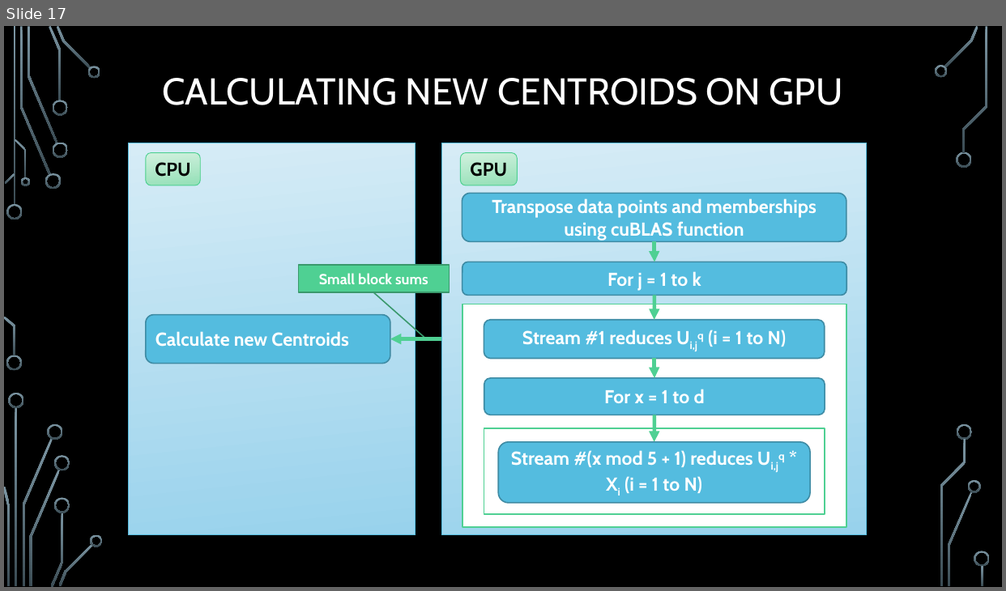
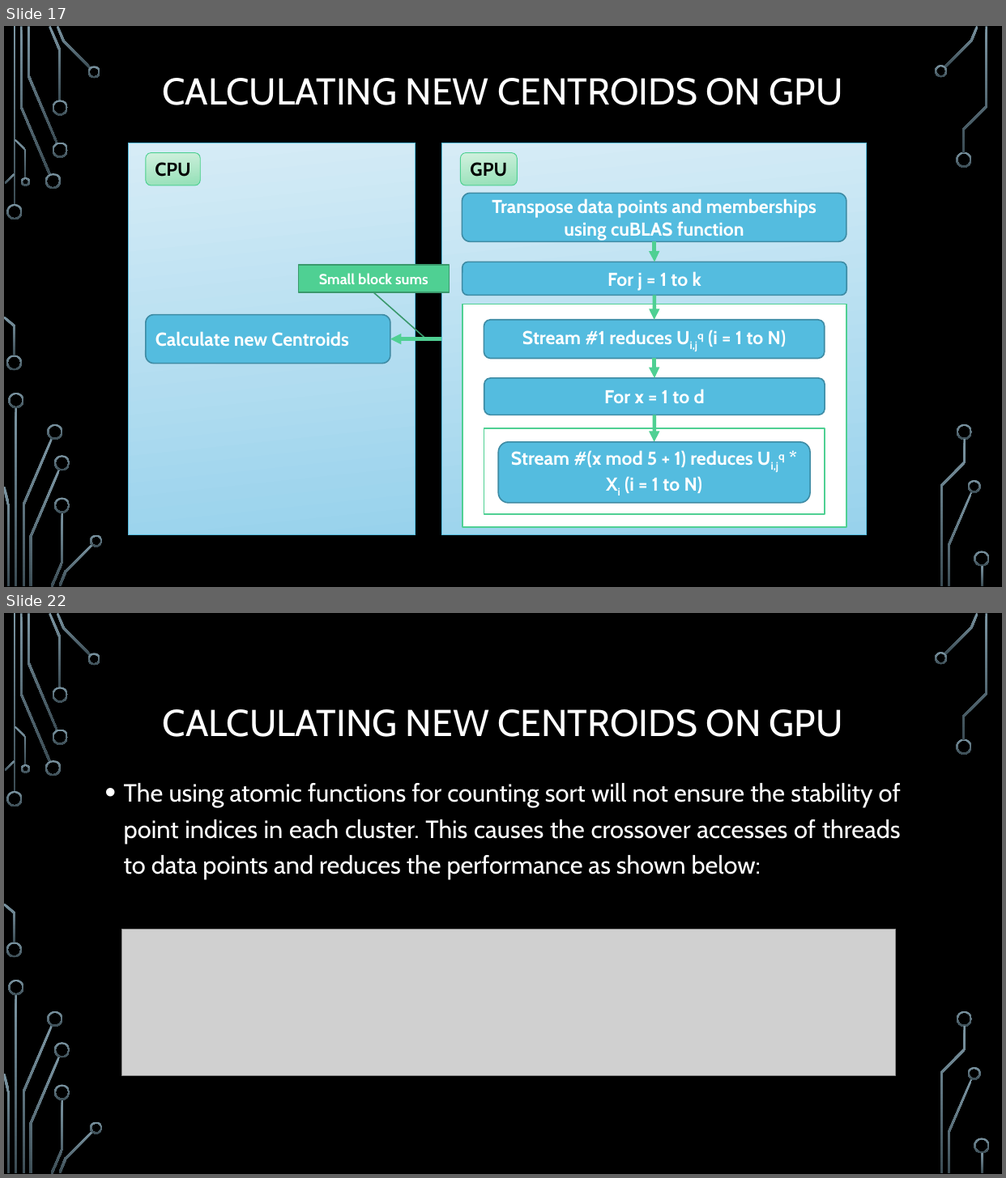
Before and after one commit to trungvdhp/master-ntou, a slide deck: ImageProcessing/Speeding up GFKM.pptx. Shown one above the other, each under a label of ours: slide 17 before the commit, slides 17 and 22 after it; the slides between them are not shown. The pictures are 1006x591 and 1006x1178 pixels, drawn with LibreOffice and Linux fonts; fonts in the diff are those of the drawing; grey boxes stand for pictures; background and template pictures are left out. Boxes give left, top, right and bottom in pixels: in the first picture for what was removed or moved away, otherwise in the second. Text is boxed around its words. In the diff, an @@ line names an element or a change of style, - is before the commit and + after.

```diff
--- a/ImageProcessing/Speeding up GFKM.pptx
+++ b/ImageProcessing/Speeding up GFKM.pptx
@@ slide 22 added at bbox=[4, 613, 1002, 1174], background picture (left out); not listed: 36 template elements that a slide beside it also shows @@
@@ title added at bbox=[163, 709, 843, 737], 36 pt, text #FFFFFF @@
+CALCULATING NEW CENTROIDS ON GPU
@@ text added at bbox=[124, 783, 901, 879], 24 pt, text #FFFFFF @@
+• The using atomic functions for counting sort will not ensure the stability of point indices in each cluster. This causes the crossover accesses of threads to data points and reduces the performance as shown below:
@@ picture added at bbox=[122, 929, 896, 1076] @@
```
Also in this commit, not shown: 10 slides changed, 4 other slides added.
